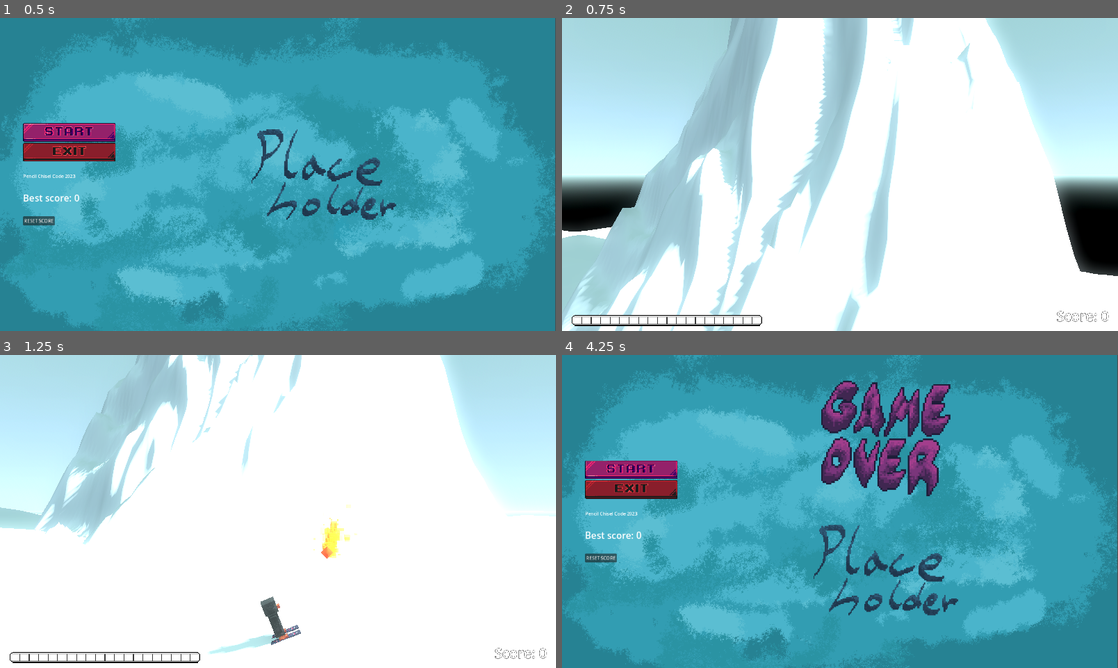
Above: before the commit, frames 1-4 (two rows, left to right).
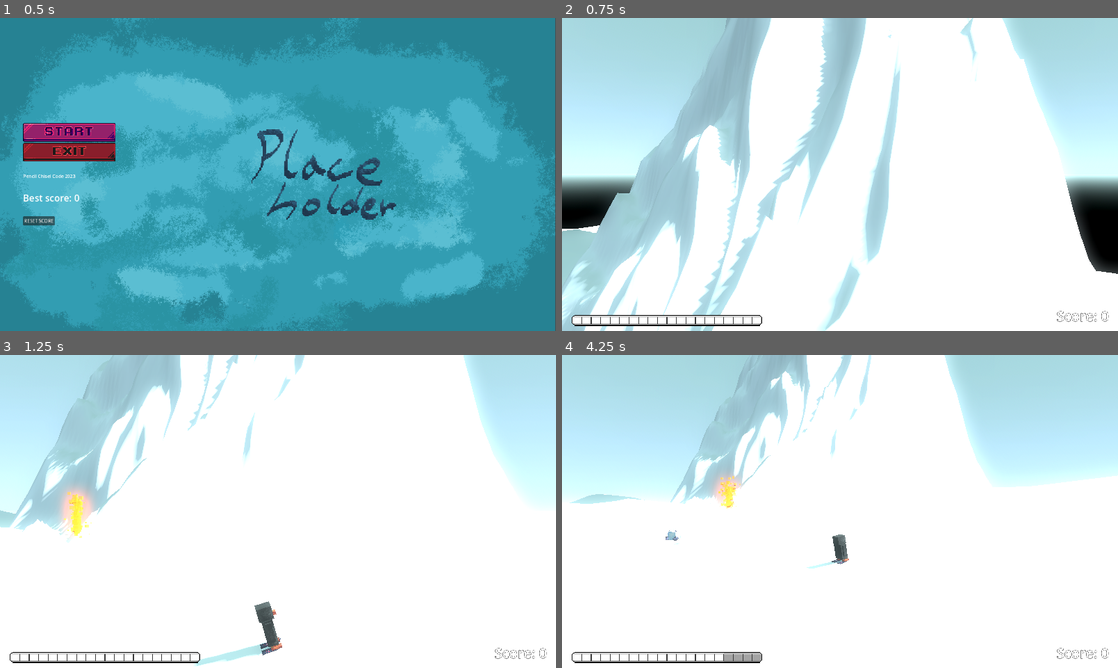
Above: after the commit, the same moments.

Repository: CodingBigTime/pencil-chisel-code-2023
Game: Godot game, scene res://scenes/ui/main_menu.tscn
The game is run twice, just before and just after one commit, with the same random seed, the same clock (stepped at 60 frames per second) and the same inputs. The engine's default icon, where the game draws it, is replaced by a stand-in: a white triangle on a blue panel in a dark square.
Inputs (mouse positions are in pixels of both pictures, inside the frame that each line leads up to):
- Up to frame 1 (0.5 s): no input
- Up to frame 2 (0.75 s): click (628, 133) at 0.5 s
- Up to frame 3 (1.25 s): no input
- Up to frame 4 (4.25 s): hold D (right) 1.28-2.03 s; tap Space (boost) every 0.75 s from 1.35 to 3.6 s; hold A (left) 2.03-2.78 s; hold D (right) from 2.78 s (still down)

Frame 1 is identical in both runs. In frame 2, 15% of the frame differs, in the area x 0-100%, y 0-100%; in frame 3, 9.7%; in frame 4, 100%.

Commit message:
Add basic killing mechanic.

Diff:
--- a/actors/enemy.gd
+++ b/actors/enemy.gd
@@ -2,7 +2,7 @@
 
 const SPEED = 5.0
 const TIME_PER_ACTION = 8000
-const DISTANCE = 1000  #This is distance squared
+const DISTANCE = 5  #This is distance squared
 
 # Get the gravity from the project settings to be synced with RigidBody nodes.
 var gravity = ProjectSettings.get_setting("physics/3d/default_gravity")
--- a/actors/player.gd
+++ b/actors/player.gd
@@ -13,7 +13,6 @@
 const ROTATION_SPEED = 4
 const MAX_VELOCITY = 100.0
 const TERMINAL_VELOCITY = 20.0
-const CONSTANT_VELOCITY = Vector3(0, 0, -2)
 
 @export var starting_boost_count: int = 0
 var starting_position: Vector3
@@ -69,10 +68,6 @@
 	linear_velocity.x = velocity_xz_clamped.x
 	linear_velocity.z = velocity_xz_clamped.y
 
-	var forward_direction = CONSTANT_VELOCITY.rotated(Vector3(0, 1, 0), rotation.y)
-	if linear_velocity.length() < CONSTANT_VELOCITY.length():
-		apply_central_impulse(forward_direction - linear_velocity)
-
 	if $RayCast3D_far.is_colliding():
 		position.y = lerp(position.y, $RayCast3D_far.get_collision_point().y + 0.05, 0.1)
 
@@ -88,6 +83,5 @@
 func _on_body_entered(body: Node):
 	if body.is_in_group("weapon"):
 		launch_weapon.emit(body.name, linear_velocity * LAUNCH_FORCE)
-		increase_score.emit(1)
 	if body.is_in_group("enemy"):
 		die.emit()
--- a/objects/glacier.gd
+++ b/objects/glacier.gd
@@ -1,4 +1,6 @@
 extends RigidBody3D
+
+signal enemy_killed
 
 var launched = false
 
@@ -14,7 +16,6 @@
 
 
 func _launch(collider_name, velocity):
-	# var player_node = get_node_or_null("/root/Map/player")
 	if collider_name != name or launched:
 		return
 	launched = true
@@ -39,4 +40,15 @@
 
 
 func _on_Timer_timeout():
+	explode()
 	queue_free()
+
+
+func explode():
+	var overlapping_bodies = $Area3D.get_overlapping_bodies()
+	for body in overlapping_bodies:
+		if body.is_in_group("player"):
+			body.die.emit()
+		if body.is_in_group("enemy"):
+			body.queue_free()
+			enemy_killed.emit()
--- a/objects/glacier.tscn
+++ b/objects/glacier.tscn
@@ -23,9 +23,14 @@
 [sub_resource type="BoxMesh" id="BoxMesh_15uy1"]
 material = SubResource("StandardMaterial3D_nth6y")
 
-[node name="Glacier" type="RigidBody3D" groups=["weapon"]]
-transform = Transform3D(1.29999, 0.0046726, -0.00236246, -0.00467056, 1.29999, 0.00112582, 0.00236649, -0.00111732, 1.3, 0, 0, 0)
+[sub_resource type="SphereShape3D" id="SphereShape3D_q8bpl"]
+radius = 15.8148
+
+[node name="Glacier" type="RigidBody3D" groups=["environment", "weapon"]]
+transform = Transform3D(1.99998, 0.00718861, -0.00363455, -0.00718547, 1.99999, 0.00173203, 0.00364075, -0.00171896, 2, 0, 0, 0)
 gravity_scale = 2.66454e-15
+max_contacts_reported = 10000
+contact_monitor = true
 script = ExtResource("1_wim78")
 
 [node name="RayCast3D" type="RayCast3D" parent="."]
@@ -52,3 +57,9 @@
 
 [node name="Timer" type="Timer" parent="."]
 wait_time = 4.0
+
+[node name="Area3D" type="Area3D" parent="."]
+
+[node name="CollisionShape3D" type="CollisionShape3D" parent="Area3D"]
+transform = Transform3D(1.03261, -4.59764e-09, -7.84596e-11, -1.87624e-10, 1.03261, 7.60895e-11, 1.92288e-09, 6.92094e-10, 1.03261, -7.02048e-10, 0.293451, -6.96168e-11)
+shape = SubResource("SphereShape3D_q8bpl")
--- a/scenes/main.tscn
+++ b/scenes/main.tscn
@@ -63,7 +63,7 @@
 script = ExtResource("1_dxlqq")
 
 [node name="player" parent="." instance=ExtResource("1_7ud0s")]
-transform = Transform3D(1, 1.42427e-09, -4.65661e-10, 3.41061e-13, 1, 0, 0, -6.98492e-10, 1, 51.9589, -8.24054, 5.68837)
+transform = Transform3D(1, 3.02311e-09, -4.40691e-10, -2.23539e-11, 1, -1.24232e-11, 1.1314e-11, -1.51891e-09, 1, 51.9543, -13.0731, 5.47835)
 starting_boost_count = 20
 
 [node name="Camera3D" type="Camera3D" parent="."]
@@ -81,9 +81,6 @@
 directional_shadow_blend_splits = true
 directional_shadow_fade_start = 1.0
 
-[node name="Glacier" parent="." instance=ExtResource("4_f4xd1")]
-transform = Transform3D(0.503716, 0.751719, -0.425666, -0.752987, 0.623572, 0.210165, 0.423418, 0.214657, 0.880137, 35.9658, 111.228, 15.7381)
-
 [node name="WorldEnvironment" type="WorldEnvironment" parent="."]
 environment = SubResource("Environment_6w1rm")
 
@@ -98,17 +95,11 @@
 process_material = SubResource("ParticleProcessMaterial_bgh5k")
 draw_pass_1 = SubResource("RibbonTrailMesh_a8buv")
 
-[node name="Enemy" parent="." instance=ExtResource("4_g7cr1")]
-transform = Transform3D(1, 1.42427e-09, -1.39698e-09, 3.41061e-13, 1, 0, 0, -6.98492e-10, 1, 42.2821, -11.4419, 0.629103)
-
 [node name="map" parent="." instance=ExtResource("4_4337f")]
 transform = Transform3D(10, 0, 0, 0, 10, 0, 0, 0, 10, 0, 0, 0)
 
 [node name="main_ui" parent="." instance=ExtResource("5_hp1v1")]
 script = SubResource("GDScript_gull0")
-
-[node name="Glacier2" parent="." instance=ExtResource("4_f4xd1")]
-transform = Transform3D(1.29999, 0.0046726, -0.00236246, -0.00467056, 1.29999, 0.00112582, 0.00236649, -0.00111732, 1.3, 44.8099, -17.028, 19.8362)
 
 [node name="tower" parent="." instance=ExtResource("8_he10b")]
 transform = Transform3D(4.98177, -0.00107888, -3.34395, 0.00398305, 6, 0.00399806, 3.34395, -0.00553942, 4.98177, -1.13225, 41.9362, -0.444537)
@@ -120,3 +111,9 @@
 
 [node name="AudioStreamPlayer3D" type="AudioStreamPlayer3D" parent="."]
 stream = ExtResource("10_alopi")
+
+[node name="Glacier" parent="." instance=ExtResource("4_f4xd1")]
+transform = Transform3D(1.99998, 0.00718861, -0.00363455, -0.00718547, 1.99999, 0.00173203, 0.00364075, -0.00171896, 2, 44.7044, -17.0466, 20.347)
+
+[node name="Enemy" parent="." instance=ExtResource("10_os2wf")]
+transform = Transform3D(1, 3.43525e-10, 2.49698e-11, -2.23539e-11, 1, -1.24232e-11, 1.1314e-11, -1.80136e-10, 1, 26.0671, -10.7253, 19.0505)
--- a/scenes/map.tscn
+++ b/scenes/map.tscn
@@ -6,7 +6,7 @@
 vertices = PackedVector3Array(-2.94748, -0.88271, -1.69748, -1.69748, 0.11729, -1.69748, -2.19748, -0.13271, -1.94748,  …(5083 unchanged characters)…
 polygons = [PackedInt32Array(0, 2, 1), PackedInt32Array(4, 3, 5), PackedInt32Array(5, 3, 7), PackedInt32Array(5, 7, 6), …(6012 unchanged characters)…
 
-[node name="Map" type="Node3D"]
+[node name="Map" type="Node3D" groups=["environment"]]
 
 [node name="NavigationRegion3D" type="NavigationRegion3D" parent="."]
 navigation_mesh = SubResource("NavigationMesh_shuvh")
Not shown: 1 places in objects/glacier.tscn that only renumber resources
Not shown: 1 places in scenes/main.tscn that only renumber resources
